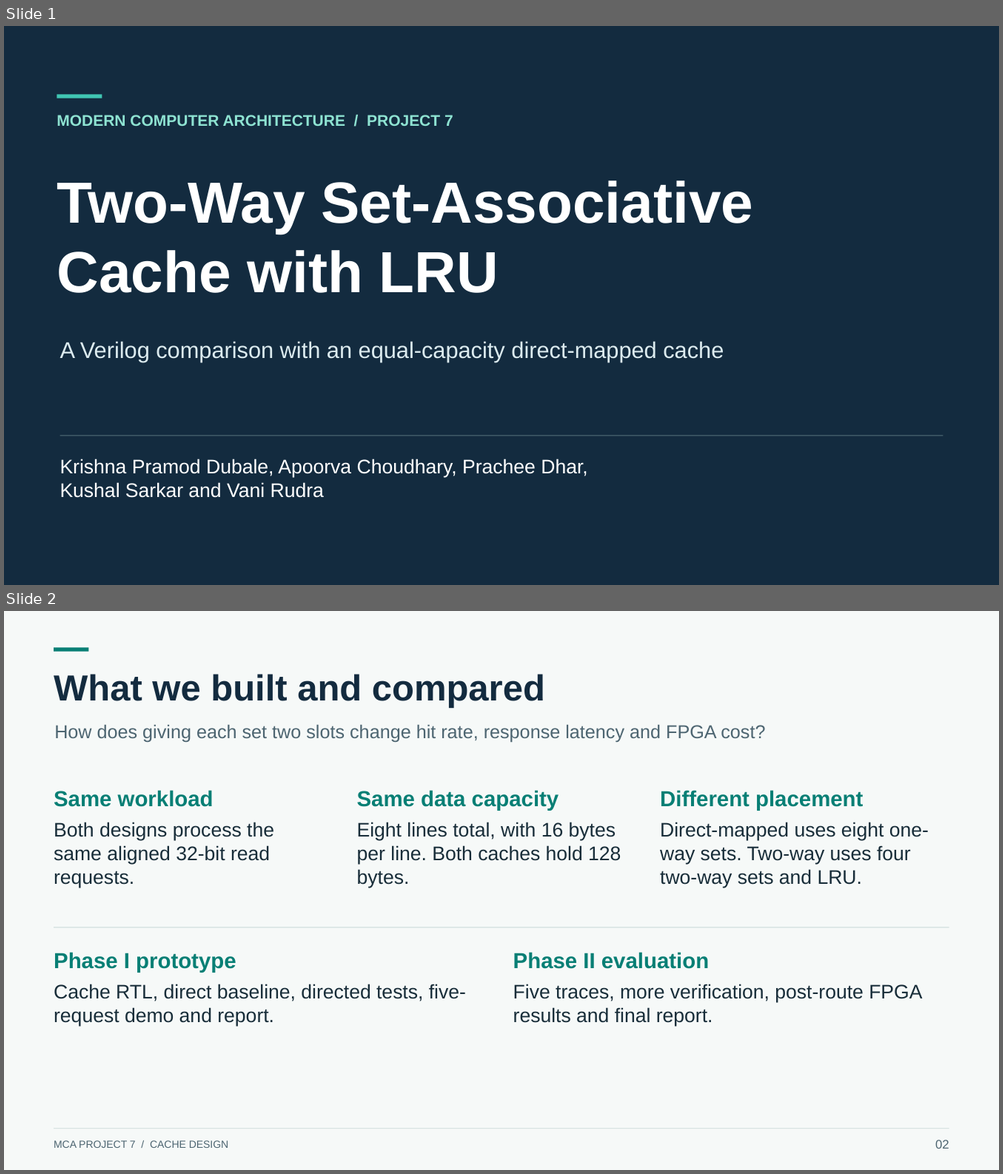
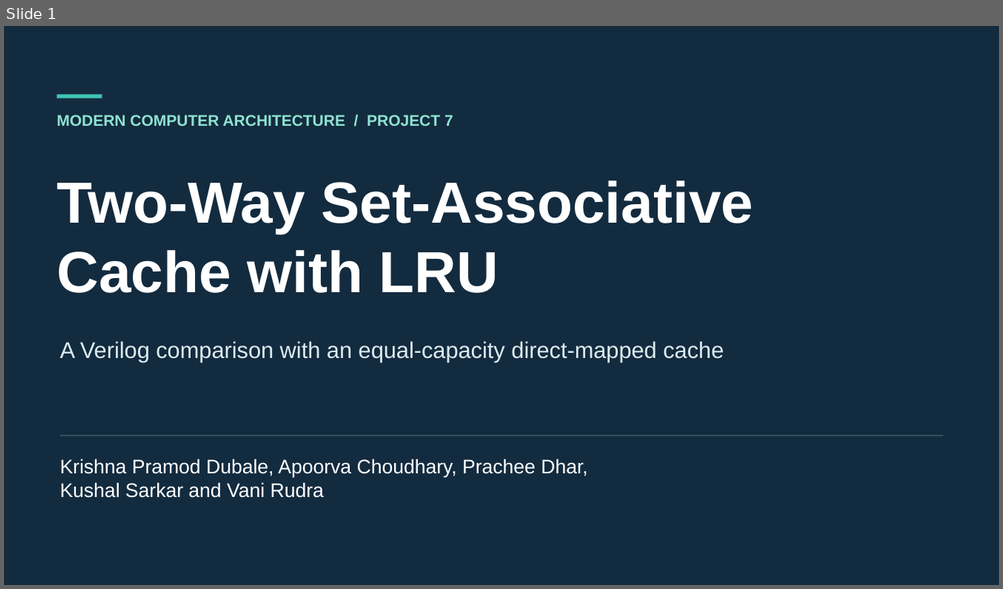
Before and after one commit to Kushal425/MCA-Project7-Team-5-1-MUX, a slide deck: phase2/presentation/MCA-Project7-Presentation.pptx. Shown one above the other, each under a label of ours: slides 1 and 2 before the commit, slide 1 after it. The pictures are 1003x1174 and 1003x589 pixels, drawn with LibreOffice and Linux fonts; fonts in the diff are those of the drawing. Boxes give left, top, right and bottom in pixels: in the first picture for what was removed or moved away, otherwise in the second. Text is boxed around its words. In the diff, an @@ line names an element or a change of style, - is before the commit and + after.

```diff
--- a/phase2/presentation/MCA-Project7-Presentation.pptx
+++ b/phase2/presentation/MCA-Project7-Presentation.pptx
@@ slide 2 removed at box(4, 611, 999, 1170), background #F6F9F8 @@
@@ rectangle removed at box(54, 647, 89, 651) @@
@@ text removed at box(54, 674, 545, 708) @@
-What we built and compared
@@ text removed at box(54, 724, 765, 742) @@
-How does giving each set two slots change hit rate, response latency and FPGA cost?
@@ text removed at box(54, 790, 213, 807) @@
-Same workload
@@ text removed at box(357, 790, 559, 811) @@
-Same data capacity
@@ text removed at box(660, 790, 862, 811) @@
-Different placement
@@ text removed at box(54, 822, 274, 889) @@
-Both designs process the same aligned 32-bit read requests.
@@ text removed at box(357, 822, 620, 889) @@
-Eight lines total, with 16 bytes per line. Both caches hold 128 bytes.
@@ text removed at box(660, 822, 928, 889) @@
-Direct-mapped uses eight one-way sets. Two-way uses four two-way sets and LRU.
@@ rectangle removed at box(54, 927, 949, 928) @@
@@ text removed at box(54, 952, 236, 972) @@
-Phase I prototype
@@ text removed at box(513, 952, 708, 969) @@
-Phase II evaluation
@@ text removed at box(54, 984, 466, 1026) @@
-Cache RTL, direct baseline, directed tests, five-request demo and report.
@@ text removed at box(513, 984, 922, 1026) @@
-Five traces, more verification, post-route FPGA results and final report.
@@ text removed at box(54, 1141, 228, 1148) @@
-MCA PROJECT 7 / CACHE DESIGN
@@ rectangle removed at box(54, 1129, 949, 1130) @@
@@ text removed at box(935, 1140, 949, 1149) @@
-02
```
Also in this commit, not shown: 9 slides changed, 4 other slides removed.
